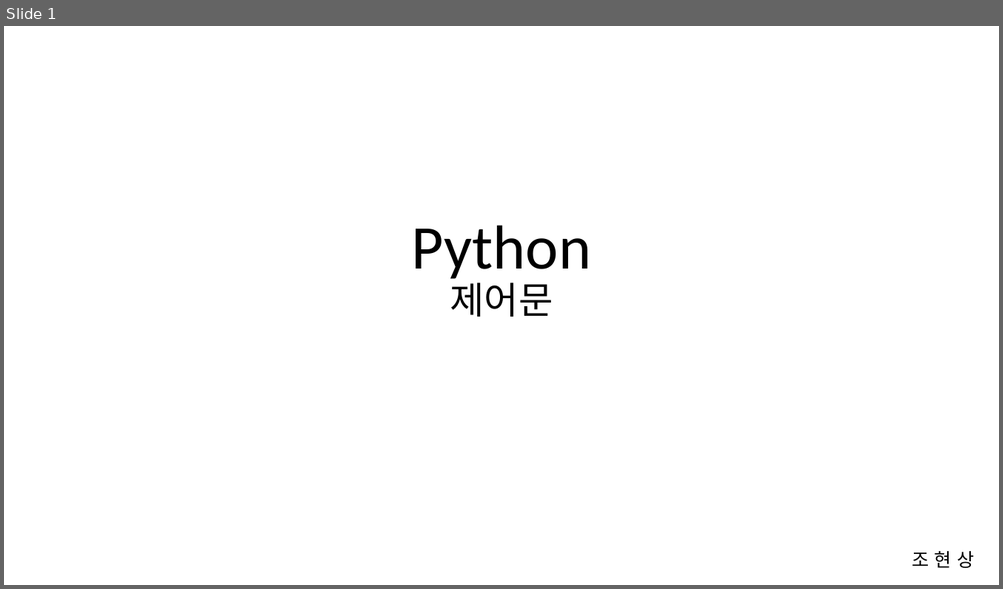
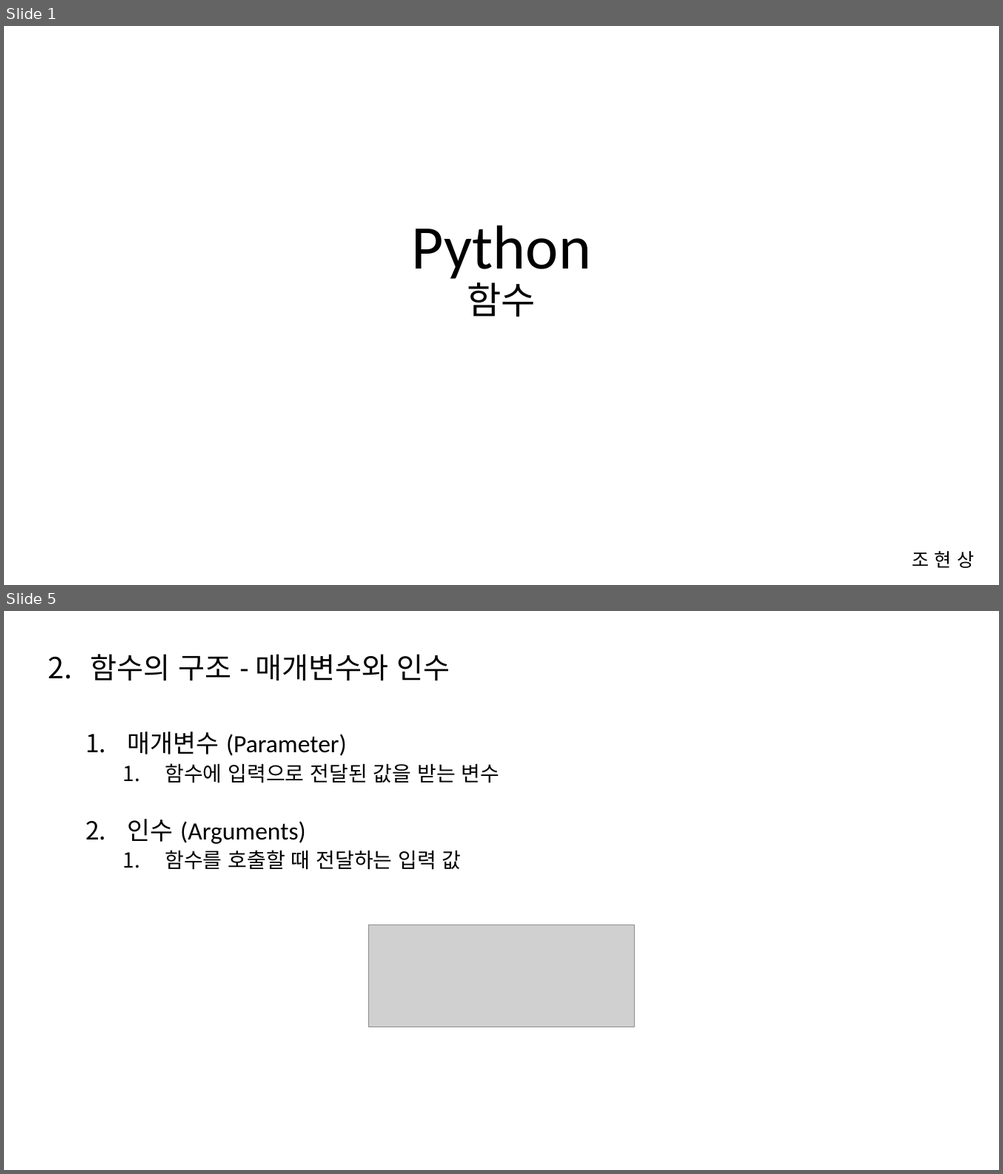
Before and after one commit to Cho-Hyeon-Sang/python, a slide deck: 3_Function/python_함수.pptx. Shown one above the other, each under a label of ours: slide 1 before the commit, slides 1 and 5 after it; the slides between them are not shown. The pictures are 1003x589 and 1003x1174 pixels, drawn with LibreOffice and Linux fonts; fonts in the diff are those of the drawing; grey boxes stand for pictures. Boxes give left, top, right and bottom in pixels: in the first picture for what was removed or moved away, otherwise in the second. Text is boxed around its words. In the diff, an @@ line names an element or a change of style, - is before the commit and + after.

Commit message:
Feat : 함수 ppt 추가

```diff
--- a/3_Function/python_함수.pptx
+++ b/3_Function/python_함수.pptx
@@ slide 5 added at [4,611,999,1170], background #FFFFFF @@
@@ text added at [91,654,500,870], 20 pt, text #000000 @@
+2. 함수의 구조 - 매개변수와 인수
+  1. 매개변수 (Parameter)
+    1. 함수에 입력으로 전달된 값을 받는 변수
+  2. 인수 (Arguments)
+    1. 함수를 호출할 때 전달하는 입력 값
@@ picture added at [369,925,634,1028] @@
@@ slide 1 changed as well @@
@@ title at [411,225,591,317]: text changed @@
-Python
-제어문
+Python
+함수
```
Also in this commit, not shown: 6 other slides added, 13 slides removed, 1 other file.
